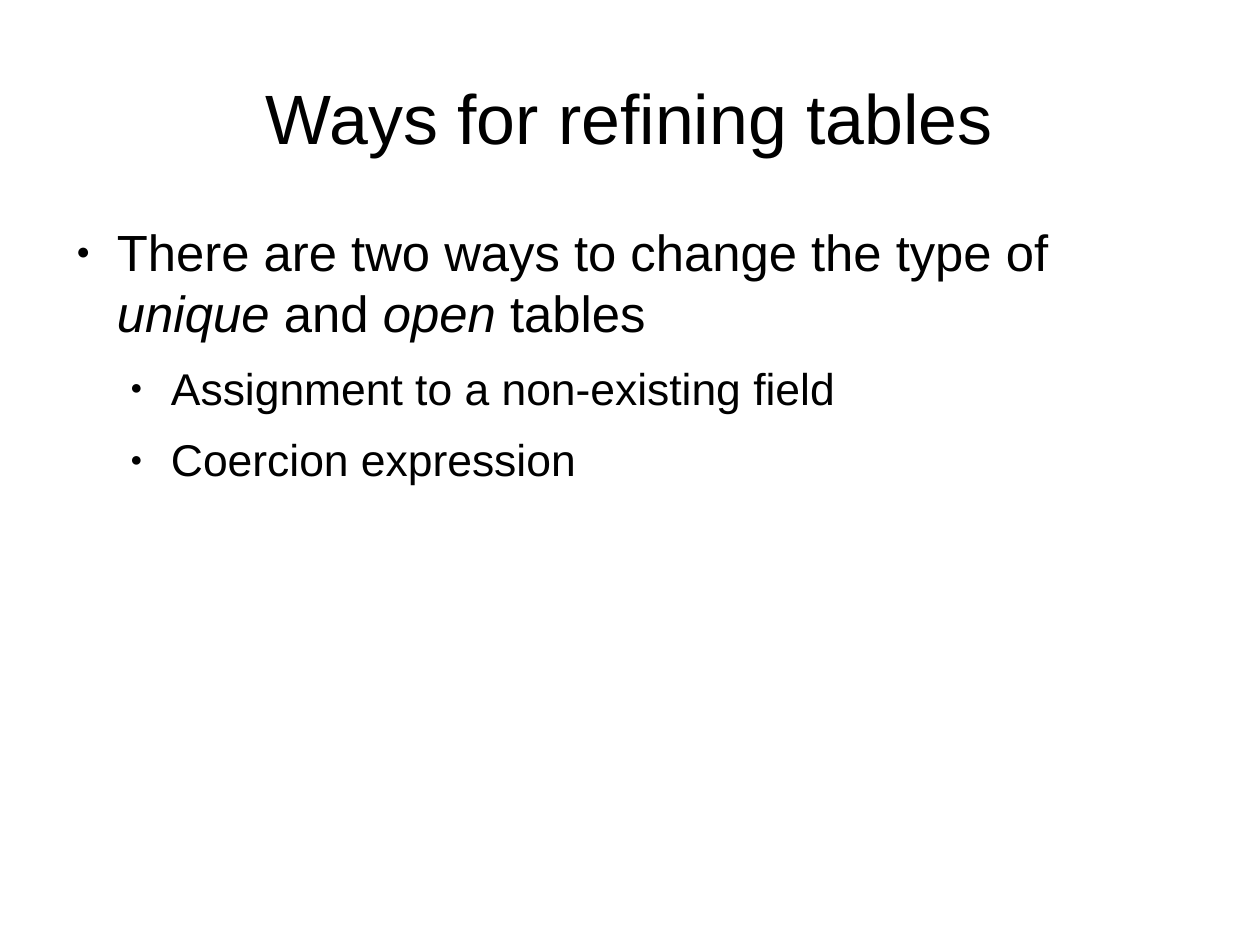
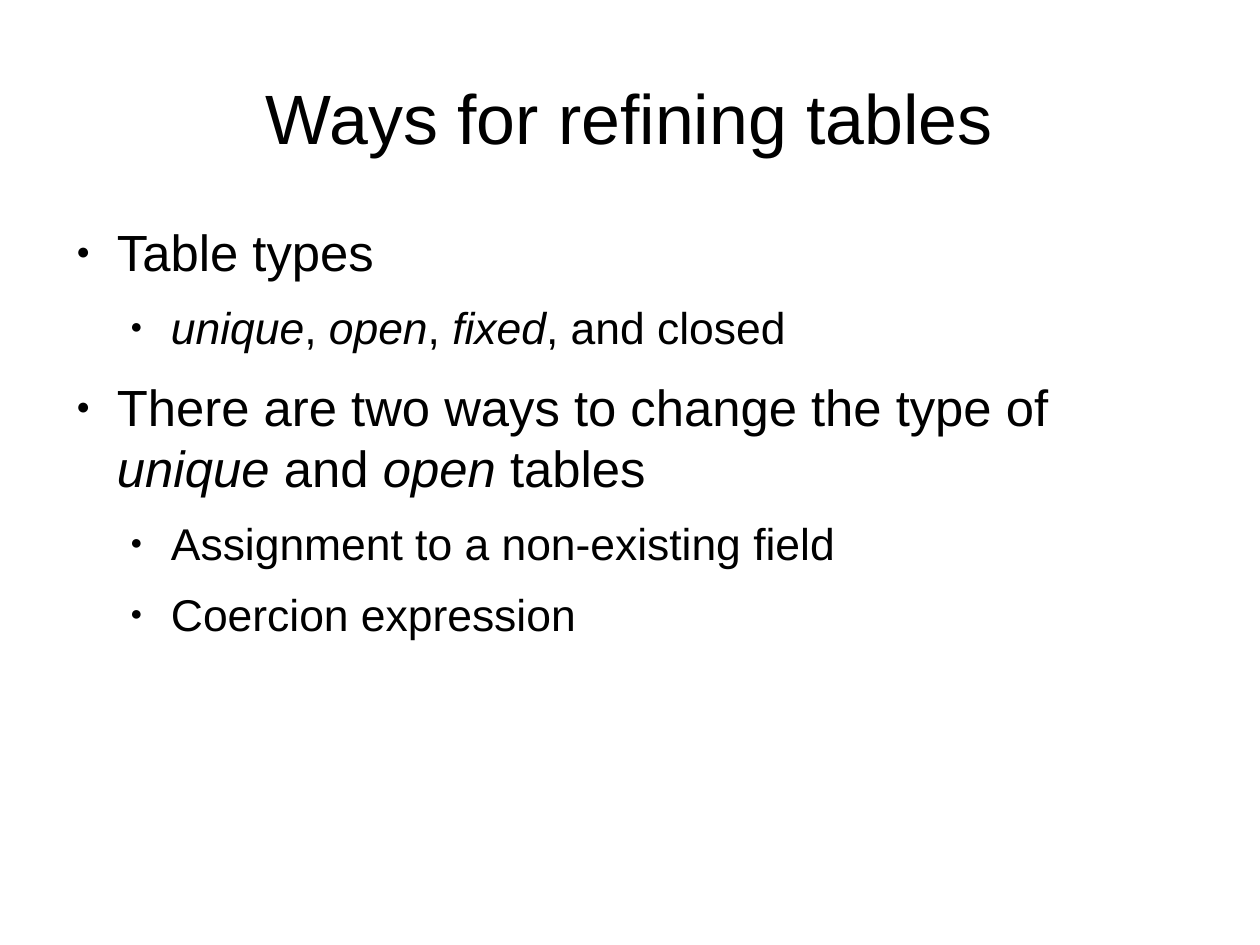
Before and after one commit to andremm/typedlua, a slide deck: slide 7 of doc/slides/dls2015.odp (slide 9 before the commit). Drawn at 1260x945 pixels with LibreOffice and Linux fonts; fonts in the diff are those of the drawing. Boxes give left, top, right and bottom in pixels: in the first picture for what was removed or moved away, otherwise in the second. Text is boxed around its words. In the diff, an @@ line names an element or a change of style, - is before the commit and + after.

Commit message:
Replacing text slides by example slides

```diff
--- a/doc/slides/dls2015.odp
+++ b/doc/slides/dls2015.odp
@@ text at (117,234,785,353): paragraphs added @@
+● Table types
+  ● unique, open, fixed, and closed
```
Also in this commit, not shown: 7 other slides changed, 2 slides added, 6 slides removed.
